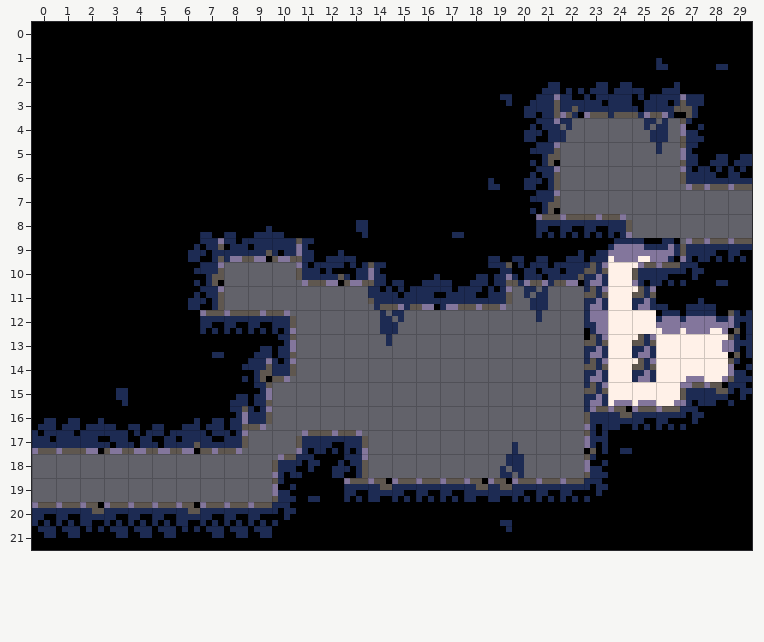
Tiled map, stored at data/maps/room09.tmx. This is how it looked before the edit.
Cells are 8x8 px. Shown: x 0..29, y 0..21.
And afterwards:
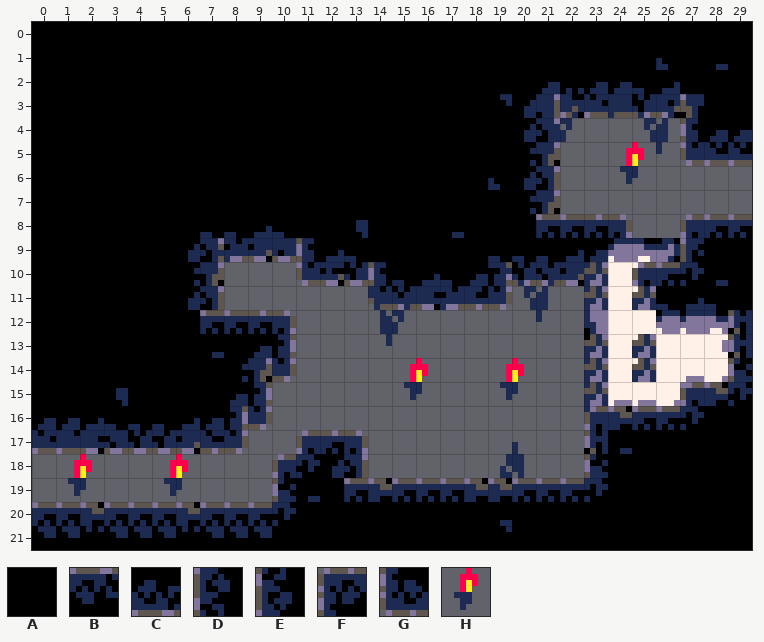
Key: from "tileset": A 0, B 1, C 1 flipped up-down, D 2 flipped left-right, E 2 turned 180, F 3 flipped left-right, G 3 turned 180, H 39 "heat".
_ is an empty cell.
Author's note on the commit: update a bunch of rooms
Change:
Layer "Tiles":
y 5: x 27..29 EAA -> GCC
y 6: x 24 _ -> H; x 27..29 GCC -> ___
y 9: x 27..29 ___ -> FBB
y 10: x 27..29 FBB -> DAA
y 15: x 15 _ -> H; x 19 _ -> H
y 19: x 1 _ -> H; x 5 _ -> H
Boxes around the changes in both pictures, in picture pixels (x1, y1, x2, y2):
changed: (680, 118, 752, 190)
added: (620, 142, 644, 184)
changed: (680, 214, 752, 262)
added: (404, 358, 428, 400)
added: (500, 358, 524, 400)
added: (68, 454, 92, 496)
added: (164, 454, 188, 496)
